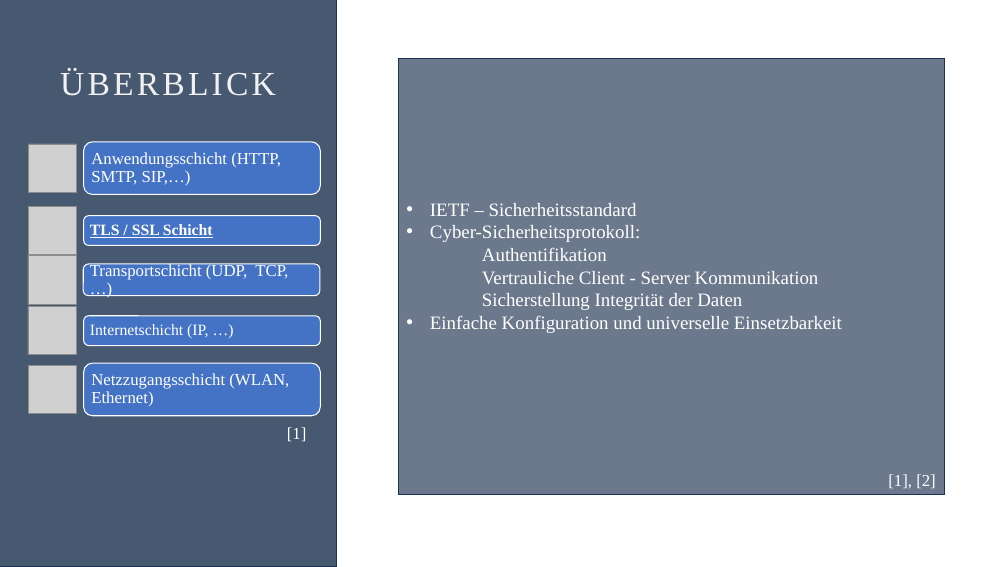
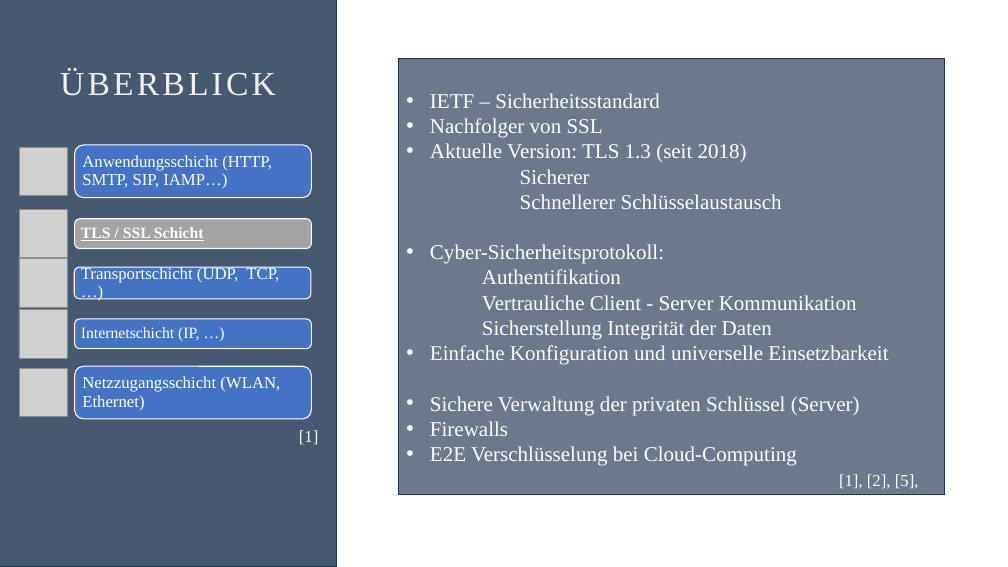
Before and after one commit to Oddl42/DLMCSITSDS01_IT_Sicherheit, a slide deck: slide 3 of Aufgabe/DLMCSITSDS01_Willkens_IU14073577_TLS_20240530.pptx. Drawn at 1008x567 pixels with LibreOffice and Linux fonts; fonts in the diff are those of the drawing; grey boxes stand for pictures. Boxes give left, top, right and bottom in pixels: in the first picture for what was removed or moved away, otherwise in the second. Text is boxed around its words. In the diff, an @@ line names an element or a change of style, - is before the commit and + after.

Commit message:
final presentation

```diff
--- a/Aufgabe/DLMCSITSDS01_Willkens_IU14073577_TLS_20240530.pptx
+++ b/Aufgabe/DLMCSITSDS01_Willkens_IU14073577_TLS_20240530.pptx
@@ text in rectangle at box(430, 118, 782, 209): paragraphs added @@
+• Nachfolger von SSL
+• Aktuelle Version: TLS 1.3 (seit 2018)
+  Sicherer
+  Schnellerer Schlüsselaustausch
@@ text in rectangle at box(430, 93, 888, 365): size 18 to 20 pt in "IETF – Sicherheitsstandard", "Cyber-Sicherheitsprotokoll: Authentifikation Vertrauliche Cl ...", "Einfache Konfiguration und universelle Einsetzbarkeit" @@
@@ text at box(82, 155, 272, 189): text changed @@
-Anwendungsschicht (HTTP, SMTP, SIP,…)
+Anwendungsschicht (HTTP, SMTP, SIP, IAMP…)
@@ 5 pictures, 5 rounded rectangles, 4 texts: place and size @@
-5 pictures, 5 rounded rectangles, 4 texts at box(28, 142, 321, 416)
+5 pictures, 5 rounded rectangles, 4 texts at box(19, 145, 312, 419)
@@ rounded rectangle at box(75, 219, 312, 248): fill #4472C4 to #A3A3A3 @@
@@ text in rectangle at box(430, 396, 860, 466): paragraphs added @@
+• Sichere Verwaltung der privaten Schlüssel (Server)
+• Firewalls
+• E2E Verschlüsselung bei Cloud-Computing
@@ text "[1]": place and size @@
-text "[1]" at box(287, 427, 307, 442)
+text "[1]" at box(299, 430, 319, 445)
@@ text at box(839, 474, 919, 495): text changed @@
-[1], [2]
+[1], [2], [5], [7]
```
Also in this commit, not shown: 3 other slides changed, 6 slides added, 5 slides removed.
